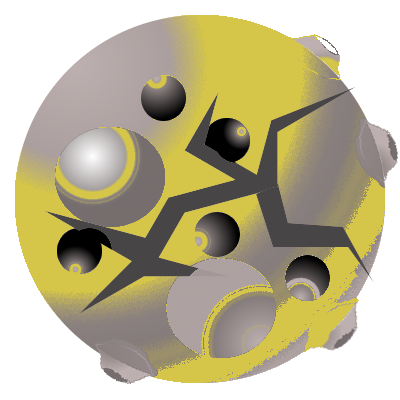
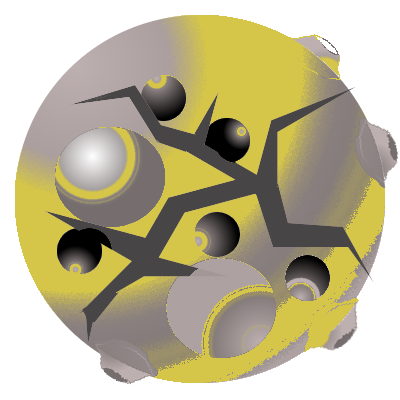
Two versions of the same layered image (w=400, h=400). Layer-by-layer changes:
painted on "Background" over (70, 85, 274, 343)
